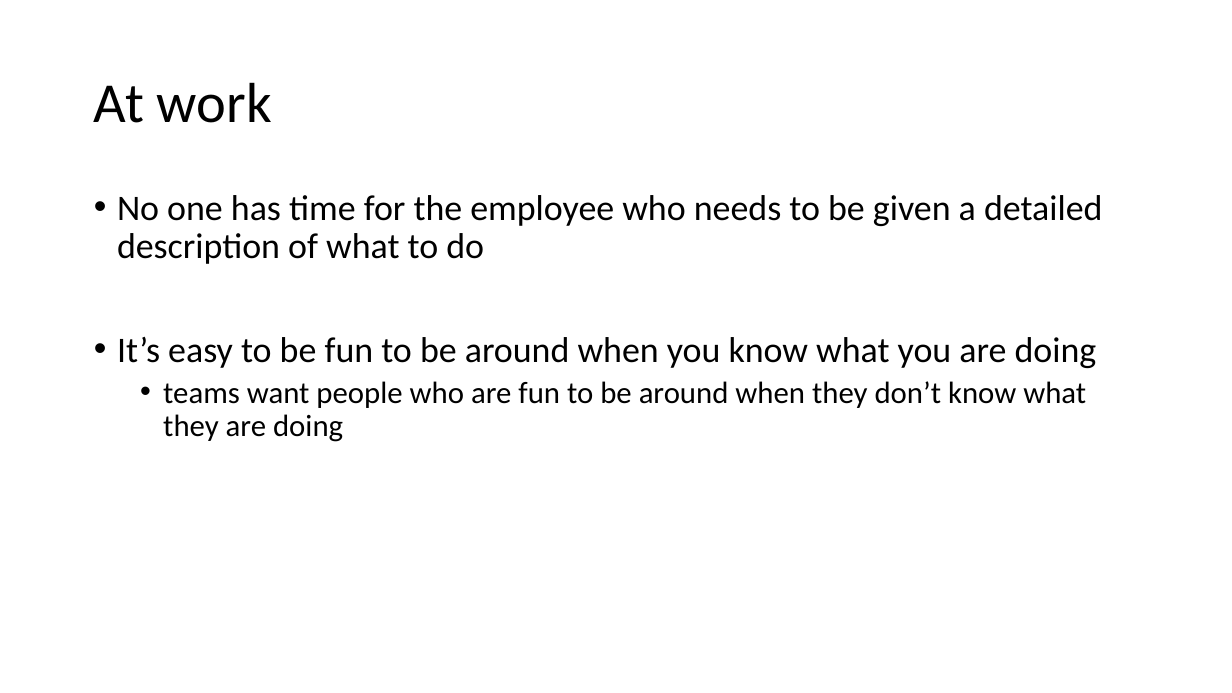
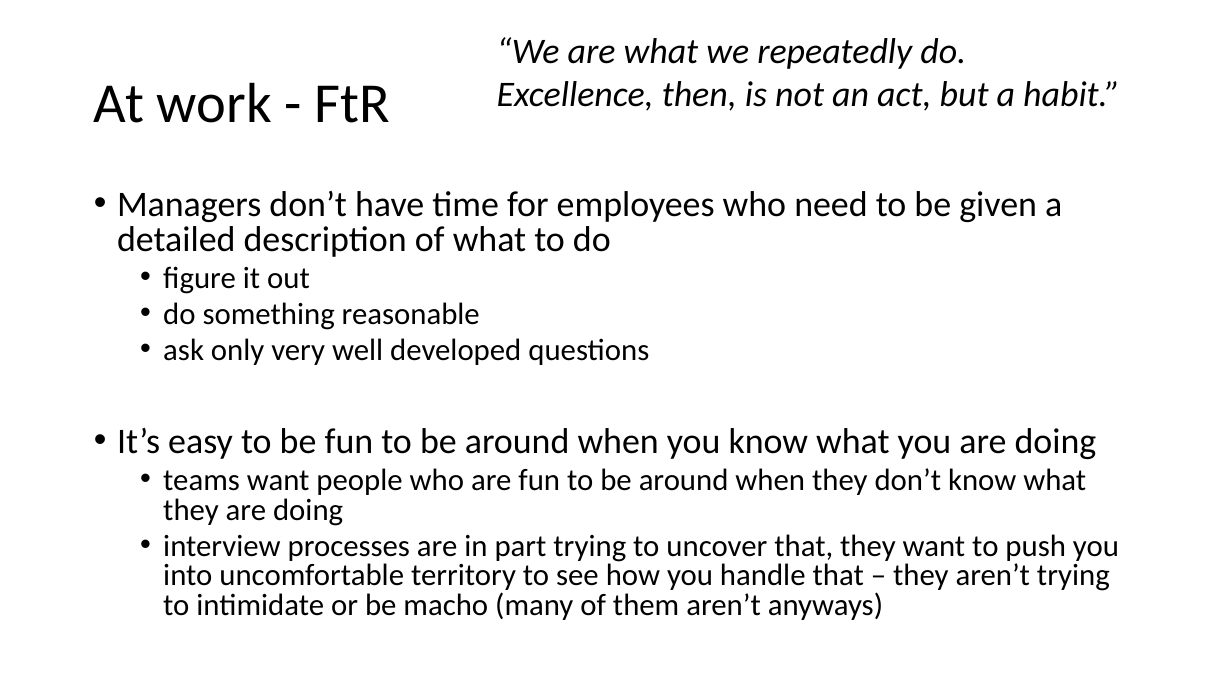
Before and after one commit to GregorKiczales/spd-materials, a slide deck: slide 19 of instructor/l23/lec23-wrap.pptx. Drawn at 1232x693 pixels with LibreOffice and Linux fonts; fonts in the diff are those of the drawing. Boxes give left, top, right and bottom in pixels: in the first picture for what was removed or moved away, otherwise in the second. Text is boxed around its words. In the diff, an @@ line names an element or a change of style, - is before the commit and + after.

```diff
--- a/instructor/l23/lec23-wrap.pptx
+++ b/instructor/l23/lec23-wrap.pptx
@@ text added at bbox=[497, 37, 1120, 111], 28 pt, text #000000, italic @@
+“We are what we repeatedly do.
+Excellence, then, is not an act, but a habit.”
@@ title at bbox=[94, 82, 389, 123]: text changed @@
-At work
+At work - FtR
@@ text at bbox=[117, 191, 1062, 365]: text changed @@
-• No one has time for the employee who needs to be given a detailed description of what to do
+• Managers don’t have time for employees who need to be given a detailed description of what to do
+  • figure it out
+  • do something reasonable
+  • ask only very well developed questions
@@ text at bbox=[117, 427, 1097, 526]: line spacing 0.9 to 0.8 @@
@@ text at bbox=[163, 534, 1119, 620]: paragraph added @@
+  • interview processes are in part trying to uncover that, they want to push you into uncomfortable territory to see how you handle that – they aren’t trying to intimidate or be macho (many of them aren’t anyways)
```
Also in this commit, not shown: 4 other slides changed, 5 slides added, 4 slides removed, 3 other files.
